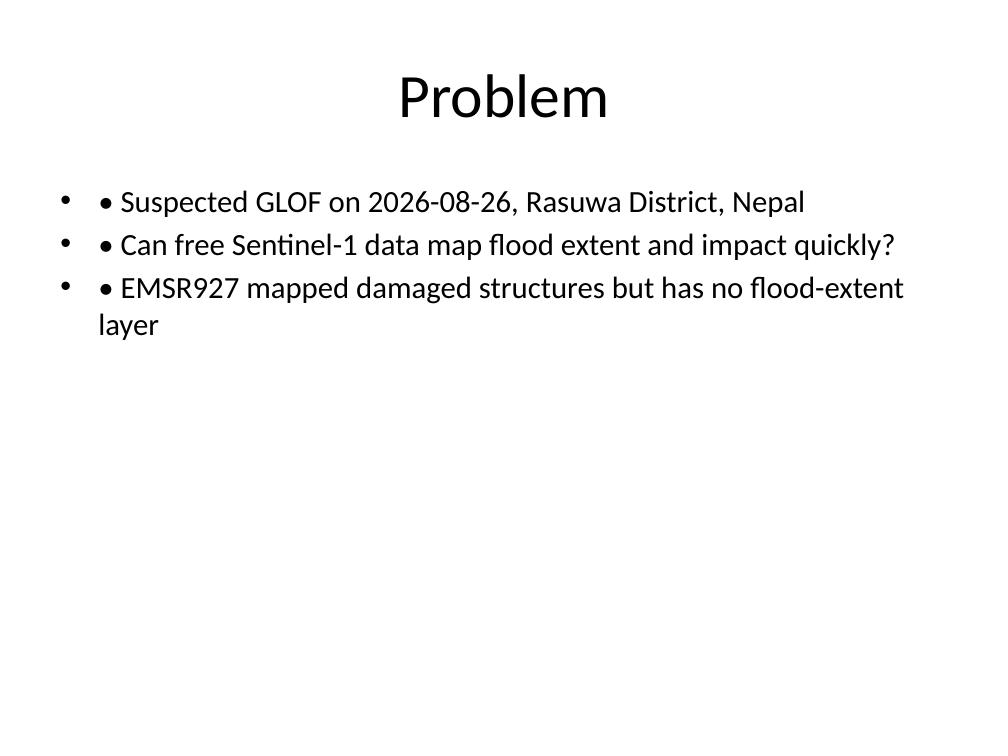
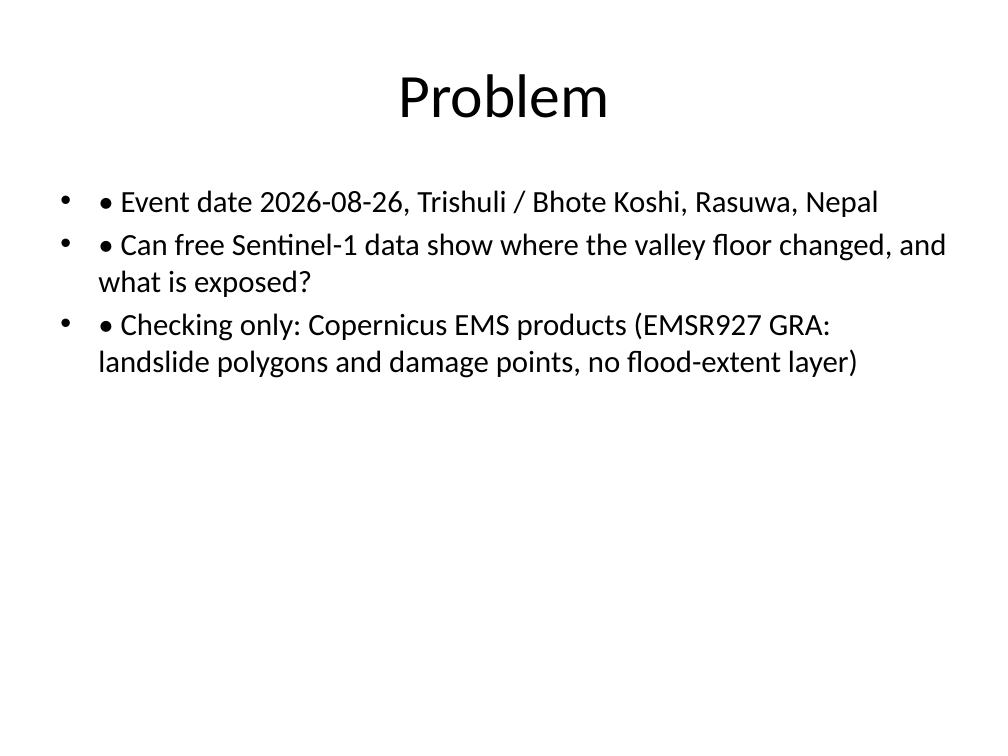
Before and after one commit to MANIKANTH678/trishuli-flood-mapping, a slide deck: slide 2 of outputs/presentation.pptx. Drawn at 1008x756 pixels with LibreOffice and Linux fonts; fonts in the diff are those of the drawing. Boxes give left, top, right and bottom in pixels: in the first picture for what was removed or moved away, otherwise in the second. Text is boxed around its words. In the diff, an @@ line names an element or a change of style, - is before the commit and + after.

```diff
--- a/outputs/presentation.pptx
+++ b/outputs/presentation.pptx
@@ text at bbox=[98, 190, 946, 378]: text changed @@
-• • Suspected GLOF on 2026-08-26, Rasuwa District, Nepal
-• • Can free Sentinel-1 data map flood extent and impact quickly?
-• • EMSR927 mapped damaged structures but has no flood-extent layer
+• • Event date 2026-08-26, Trishuli / Bhote Koshi, Rasuwa, Nepal
+• • Can free Sentinel-1 data show where the valley floor changed, and what is exposed?
+• • Checking only: Copernicus EMS products (EMSR927 GRA: landslide polygons and damage points, no flood-extent layer)
```
Also in this commit, not shown: 6 other slides changed, 2 slides added, 3 slides removed, 4 other files.
